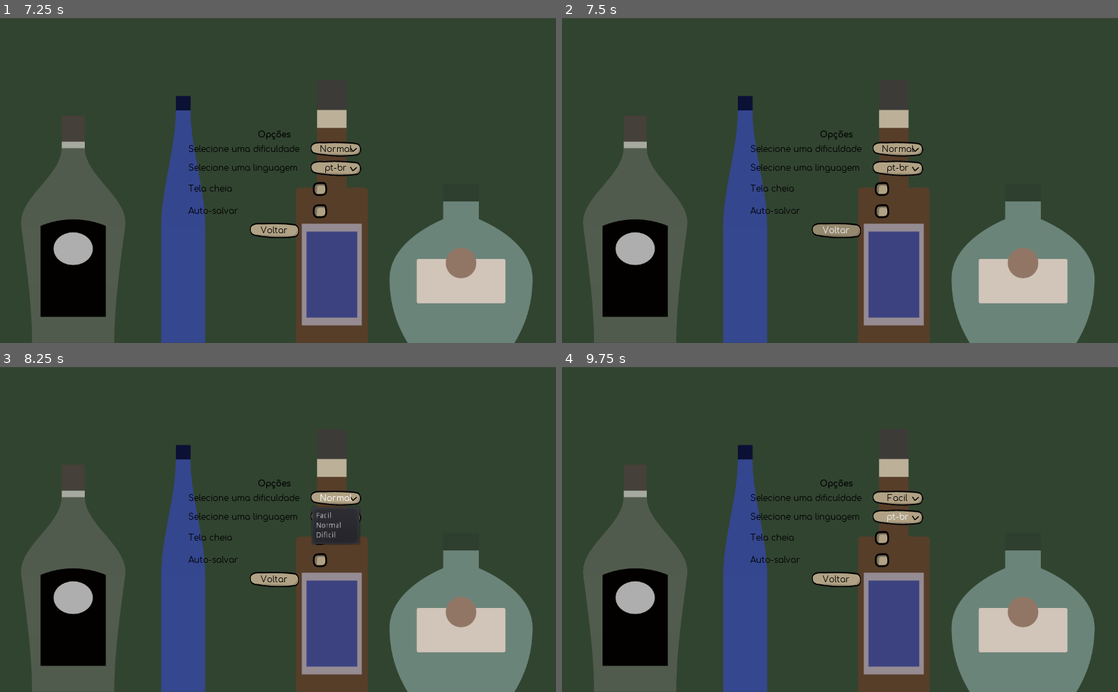
Above: before the commit, frames 1-4 (two rows, left to right).
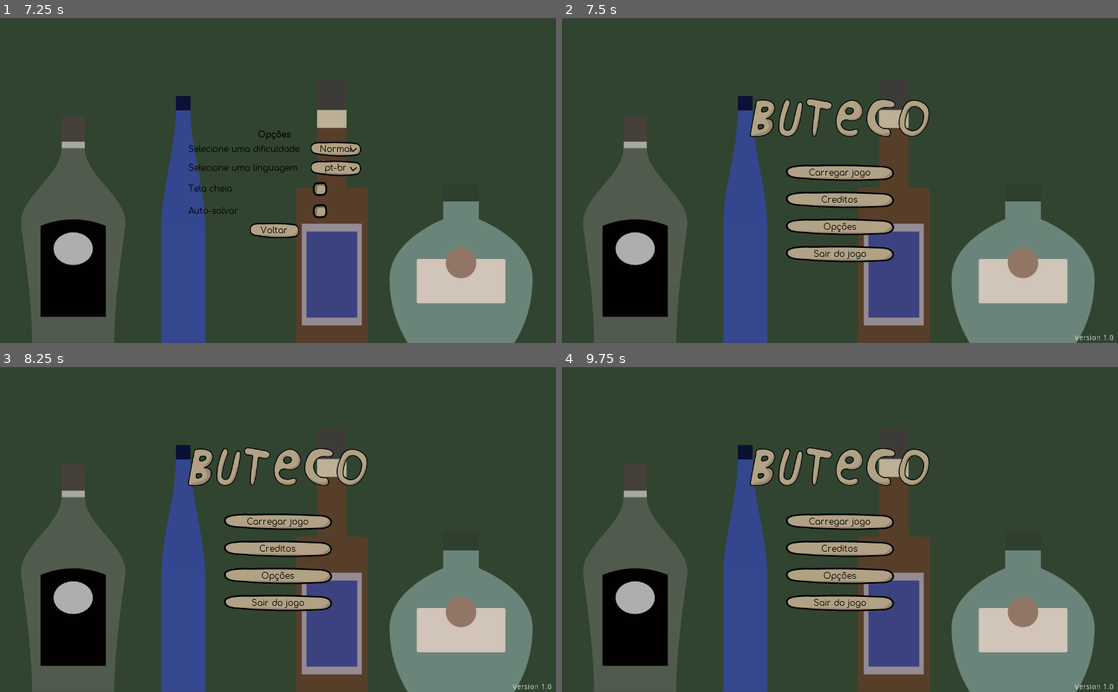
Above: after the commit, the same moments.

Repository: gustavopedrosob/buteco
Game: Godot game, scene res://scenes/TelaInicial.tscn
The game is run twice, just before and just after one commit, with the same random seed, the same clock (stepped at 60 frames per second) and the same inputs.
Inputs (mouse positions are in pixels of both pictures, inside the frame that each line leads up to):
- Up to frame 1 (7.25 s): click "Carregar jogo" at 0.5 s; click "Voltar" at 1.25 s; click "Creditos" at 2 s; tap Enter at 2.75, 4.25, 5.75 s; move the mouse to (400, 164) at 2.77 s; hold Right (ui_right) 2.78-3.53 s; tap Space (ui_select) at 2.85, 3.02, 3.32, 3.5, 3.77, 3.8, 4.07, 4.35, 5, 5.27, 5.3, 5.57, 5.85, 6.02, 6.32 s; move the mouse to (166, 196) at 3.52 s; hold Left (ui_left) 3.53-4.28 s; tap E (interagir) at 3.6, 5.1 s; move the mouse to (333, 109) at 4.27 s; hold Right (ui_right) 4.28-5.78 s; move the mouse to (250, 245) at 5.02 s; move the mouse to (444, 229) at 5.77 s; hold Left (ui_left) 5.78-6.5 s; tap Escape (ui_cancel) at 6.4 s; click "Opções" at 6.5 s
- Up to frame 2 (7.5 s): click "Voltar" at 7.25 s
- Up to frame 3 (8.25 s): click (333, 497) at 8 s, where only the run before the commit has a clickable "Normal"
- Up to frame 4 (9.75 s): click (895, 497) at 8.75 s, where only the run before the commit has a clickable "Normal"; click (895, 516) at 9.5 s, where only the run before the commit has a clickable "pt-br"

Frame 1 is identical in both runs. In frame 2, 6.3% of the frame differs, in the area x 33-100%, y 24-100%; in frame 3, 6.6%; in frame 4, 6.2%.

Commit message:
Agora o console de erro do godot não da alertas desnecessarios, corrigidido erro ao voltar para tela inicial na cena de opções da tela inicial.

Diff:
--- a/classes/Button.gd
+++ b/classes/Button.gd
@@ -12,3 +12,4 @@
 	set("custom_styles/normal", normal)
 	set("custom_fonts/font", font)
 	set("custom_colors/font_color", Color(0, 0, 0))
+	set_focus_mode(Control.FOCUS_NONE)
--- a/classes/ItemShop.gd
+++ b/classes/ItemShop.gd
@@ -16,11 +16,11 @@
 func _ready():
 	load_save()
 
-func _init(id: int, type: String, name_: String = "default", price: int = 100, color_id: int = 1):
-	self.id = id
-	self.price = price
-	self.type = type
-	self.color_id = color_id
+func _init(id_: int, type_: String, name_: String = "default", price_: int = 100, color_id_: int = 1):
+	id = id_
+	price = price_
+	type = type_
+	color_id = color_id_
 	var price_label = LabelB.new()
 	price_label.text = "%d$" % price
 	var name_label = LabelB.new()
@@ -58,14 +58,14 @@
 		var code = save["shop"]["equipped"][type]
 		if code:
 			var codes = code.split(":")
-			var id = int(codes[0])
-			var color_id = int(codes[1])
+			var save_id = int(codes[0])
+			var save_color_id = int(codes[1])
 			# if was equipped:
-			if self.id == id:
-				self.color_id = color_id
+			if id == save_id:
+				color_id = save_color_id
 				equip()
 	else:
-		self.color_id = 1
+		color_id = 1
 
 func apply_texture():
 	pass
@@ -86,13 +86,13 @@
 	add_child(image)
 	move_child(image, 1)
 
-func add_color_option(color, color_id):
+func add_color_option(color, color_id_):
 	var color_option_widget = ColorOption.new(color)
-	color_option_widget.connect("button_down", self, "on_color_option_pressed", [color_id])
+	color_option_widget.connect("button_down", self, "on_color_option_pressed", [color_id_])
 	$Colors.add_child(color_option_widget)
 
-func on_color_option_pressed(color_id):
-	self.color_id = color_id
+func on_color_option_pressed(color_id_):
+	color_id = color_id_
 	apply_texture()
 
 func on_button_pressed():
--- a/classes/SaveI.gd
+++ b/classes/SaveI.gd
@@ -15,6 +15,7 @@
 	save_button.name = "SaveButton"
 	var delete_button = Button.new()
 	delete_button.rect_min_size = Vector2(20, 20)
+	delete_button.set_focus_mode(Control.FOCUS_NONE)
 	var delete_stylebox = StyleBoxTexture.new()
 	delete_stylebox.texture = negative_texture
 	for mode in ["normal", "hover"]:
@@ -36,10 +37,12 @@
 
 func on_save_pressed(slot):
 	Playervariables.set_slot(slot)
+	# warning-ignore:return_value_discarded
 	get_tree().change_scene("res://scenes/Jogo.tscn")
 
 
 func on_delete_pressed(slot):
+	# warning-ignore:return_value_discarded
 	Directory.new().remove(slot)
 	$HBoxContainer/SaveButton.text = Options.lang_content["new_game"]
 	$HBoxContainer/DeleteButton.visible = false
--- a/classes/WallpaperItemShop.gd
+++ b/classes/WallpaperItemShop.gd
@@ -2,9 +2,9 @@
 
 var color: String
 
-func _init(color, id: int, name_: String = "default", price: int = 100).(id, "wallpaper", name_, price):
-	set_solid_color(color)
-	self.color = color
+func _init(color_, id: int, name_: String = "default", price: int = 100).(id, "wallpaper", name_, price):
+	set_solid_color(color_)
+	color = color_
 
 func apply_texture():
 	get_node("/root/Node/Bar/fundo").modulate = Color(color)
--- a/scenes/Jogo.tscn
+++ b/scenes/Jogo.tscn
@@ -97,6 +97,7 @@
 margin_top = 6.02936
 margin_right = 1015.18
 margin_bottom = 43.0294
+focus_mode = 0
 custom_styles/hover = SubResource( 3 )
 custom_styles/pressed = SubResource( 4 )
 custom_styles/normal = SubResource( 5 )
--- a/scenes/Opcoes.tscn
+++ b/scenes/Opcoes.tscn
@@ -13,7 +13,6 @@
 [ext_resource path="res://Botaoselec.tres" type="StyleBox" id=11]
 [ext_resource path="res://scripts/Opcoes.gd" type="Script" id=12]
 
-
 [sub_resource type="DynamicFont" id=1]
 outline_color = Color( 0, 0, 0, 1 )
 font_data = ExtResource( 7 )
@@ -155,7 +154,6 @@
 size_flags_horizontal = 0
 custom_icons/checked = ExtResource( 9 )
 custom_icons/unchecked = ExtResource( 8 )
-enabled_focus_mode = 0
 align = 2
 script = ExtResource( 4 )
 __meta__ = {
@@ -182,7 +180,6 @@
 size_flags_horizontal = 0
 custom_icons/checked = ExtResource( 9 )
 custom_icons/unchecked = ExtResource( 8 )
-enabled_focus_mode = 0
 align = 2
 script = ExtResource( 5 )
 __meta__ = {
@@ -202,7 +199,6 @@
 custom_styles/normal = ExtResource( 10 )
 custom_fonts/font = SubResource( 7 )
 custom_colors/font_color = Color( 0, 0, 0, 1 )
-enabled_focus_mode = 0
 text = "Voltar"
 
 [connection signal="pressed" from="CenterContainer/VBoxContainer/GridContainer/CheckFullscreen" to="CenterContainer/VBoxContainer/GridContainer/CheckFullscreen" method="_on_CheckFullscreen_pressed"]
--- a/scenes/Pause.tscn
+++ b/scenes/Pause.tscn
@@ -88,7 +88,6 @@
 custom_styles/normal = SubResource( 4 )
 custom_fonts/font = SubResource( 5 )
 custom_colors/font_color = Color( 0, 0, 0, 1 )
-enabled_focus_mode = 0
 text = "Opções"
 __meta__ = {
 "_edit_use_anchors_": false,
@@ -108,7 +107,6 @@
 custom_styles/normal = SubResource( 4 )
 custom_fonts/font = SubResource( 5 )
 custom_colors/font_color = Color( 0, 0, 0, 1 )
-enabled_focus_mode = 0
 text = "Salvar"
 script = ExtResource( 7 )
 __meta__ = {
@@ -128,7 +126,6 @@
 custom_styles/normal = SubResource( 4 )
 custom_fonts/font = SubResource( 5 )
 custom_colors/font_color = Color( 0, 0, 0, 1 )
-enabled_focus_mode = 0
 text = "Salvar e sair"
 script = ExtResource( 2 )
 __meta__ = {
@@ -149,7 +146,6 @@
 custom_styles/normal = SubResource( 4 )
 custom_fonts/font = SubResource( 5 )
 custom_colors/font_color = Color( 0, 0, 0, 1 )
-enabled_focus_mode = 0
 text = "Voltar a tela inicial"
 script = ExtResource( 9 )
 __meta__ = {
--- a/scenes/Saves.tscn
+++ b/scenes/Saves.tscn
@@ -64,7 +64,6 @@
 custom_fonts/font = ExtResource( 2 )
 custom_colors/font_color = Color( 0, 0, 0, 1 )
 button_mask = 3
-enabled_focus_mode = 0
 text = "Voltar"
 __meta__ = {
 "_edit_use_anchors_": false,
--- a/scenes/TelaInicial.tscn
+++ b/scenes/TelaInicial.tscn
@@ -96,7 +96,6 @@
 custom_styles/normal = SubResource( 3 )
 custom_fonts/font = ExtResource( 9 )
 custom_colors/font_color = Color( 0, 0, 0, 1 )
-enabled_focus_mode = 0
 text = "Carregar Jogo"
 __meta__ = {
 "_edit_use_anchors_": false
@@ -116,7 +115,6 @@
 custom_styles/normal = SubResource( 4 )
 custom_fonts/font = SubResource( 5 )
 custom_colors/font_color = Color( 0, 0, 0, 1 )
-enabled_focus_mode = 0
 text = "Creditos"
 __meta__ = {
 "_edit_use_anchors_": false,
@@ -137,7 +135,6 @@
 custom_styles/normal = SubResource( 4 )
 custom_fonts/font = SubResource( 5 )
 custom_colors/font_color = Color( 0, 0, 0, 1 )
-enabled_focus_mode = 0
 text = "Opções"
 __meta__ = {
 "_edit_use_anchors_": false,
@@ -158,7 +155,6 @@
 custom_styles/normal = SubResource( 4 )
 custom_fonts/font = SubResource( 5 )
 custom_colors/font_color = Color( 0, 0, 0, 1 )
-enabled_focus_mode = 0
 text = "Sair do jogo"
 __meta__ = {
 "_edit_use_anchors_": false,
--- a/scenes/shop.tscn
+++ b/scenes/shop.tscn
@@ -94,6 +94,7 @@
 margin_top = 48.0
 margin_right = 801.789
 margin_bottom = 94.0
+focus_mode = 0
 custom_styles/hover = SubResource( 2 )
 custom_styles/pressed = SubResource( 3 )
 custom_styles/normal = SubResource( 4 )
--- a/scripts/Button.gd
+++ b/scripts/Button.gd
@@ -9,6 +9,7 @@
 	reset_timer()
 	$"Button".text = Options.lang_content["shop"]
 
+# warning-ignore:unused_argument
 func _process(delta):
 	$"Alinhamento/Dinheiro Display".text = str(Options.lang_content["money"], Playervariables.dinheiro)
 
--- a/scripts/Creditos.gd
+++ b/scripts/Creditos.gd
@@ -3,6 +3,8 @@
 func _ready():
 	$"Centralizado/Creditos Texto".bbcode_text = str("[center]",Options.lang_content["programming"],":\nGustavo Pedroso Bernardes e Bruno Rodrigues\n",Options.lang_content["designer"],":\nGustavo Pedroso Bernardes\n",Options.lang_content["sounds"],":\nGustavo Pedroso Bernardes")
 
+# warning-ignore:unused_argument
 func _process(delta):
 	if Input.is_action_just_pressed("ui_cancel"):
+		# warning-ignore:return_value_discarded
 		get_tree().change_scene("res://scenes/TelaInicial.tscn")
--- a/scripts/Dificuldade.gd
+++ b/scripts/Dificuldade.gd
@@ -1,6 +1,7 @@
 extends MenuButton
 
 func _ready():
+	# warning-ignore:return_value_discarded
 	get_popup().connect("id_pressed", self, "_on_item_pressed")
 	button_reload_language()
 
--- a/scripts/Horario Display.gd
+++ b/scripts/Horario Display.gd
@@ -10,6 +10,7 @@
 	$"Hora Display/DayTimer".start()
 	$"Dia Display".text = str(Options.lang_content["day"], Playervariables.data['dia'])
 
+# warning-ignore:unused_argument
 func _process(delta):
 	var tempo_atual = int(720 - $"Hora Display/DayTimer".time_left)
 	var horas = int(tempo_atual / 60) + 12
--- a/scripts/Linha vermelha.gd
+++ b/scripts/Linha vermelha.gd
@@ -3,7 +3,9 @@
 var lista_resultados = []
 onready var velocidade = 0
 
+# warning-ignore:unused_signal
 signal acertou
+# warning-ignore:unused_signal
 signal errou
 
 var estado = 'subindo'
@@ -16,6 +18,7 @@
 			velocidade = 2.0
 		'dificil':
 			velocidade = 2.5
+
 # warning-ignore:unused_argument
 func _process(delta):
 	if $"Linha branca".rect_position.y <= 195 and estado == 'subindo':
@@ -42,7 +45,7 @@
 	reset_white_line()
 	set_random_green_line()
 
-func acertou(result,sinal):
+func acertou(result, sinal):
 	lista_resultados.append(result)
 	emit_signal(sinal)
 	checa_se_acabou()
--- a/scripts/Main.gd
+++ b/scripts/Main.gd
@@ -6,6 +6,7 @@
 		var barmanposition = dados['barmanposition']
 		$KinematicBody2D.position.x = barmanposition
 
+# warning-ignore:unused_argument
 func _process(delta):
 	if Input.is_action_pressed("ui_left") and Playervariables.can_walk:
 		$KinematicBody2D.move_and_slide(Vector2(-500, 0))
--- a/scripts/Node.gd
+++ b/scripts/Node.gd
@@ -2,8 +2,11 @@
 
 
 func _ready():
+	# warning-ignore:return_value_discarded
 	$Opcoes/CenterContainer/VBoxContainer/Voltar.connect("pressed", self, "_on_Voltar_pressed")
+	# warning-ignore:return_value_discarded
 	$Pause/CenterContainer/Pause/Opcoes.connect("pressed", self, "_on_Opcoes_pressed")
+
 # warning-ignore:unused_argument
 func _process(delta):
 	if Input.is_action_just_pressed("ui_cancel") and Playervariables.antipause == false:
--- a/scripts/Opcoes.gd
+++ b/scripts/Opcoes.gd
@@ -1,6 +1,7 @@
 extends VBoxContainer
 
 func _ready():
+	# warning-ignore:return_value_discarded
 	$"GridContainer/SeleLan".connect("reload_language", self, "on_reload_language")
 	exchange_language()
 
--- a/scripts/OpcoesTelaInicial.gd
+++ b/scripts/OpcoesTelaInicial.gd
@@ -1,6 +1,9 @@
 extends Control
 
 func _ready():
+	# warning-ignore:return_value_discarded
 	$CenterContainer/VBoxContainer/Voltar.connect("pressed", self, "on_voltar_pressed")
+
 func on_voltar_pressed():
-	get_tree().change_scene("res://TelaInicial.tscn")
+	# warning-ignore:return_value_discarded
+	get_tree().change_scene("res://scenes/TelaInicial.tscn")
--- a/scripts/Saves.gd
+++ b/scripts/Saves.gd
@@ -5,6 +5,6 @@
 	for slot in ['res://slot1','res://slot2','res://slot3','res://slot4']:
 		$CenterContainer/VBoxContainer/GridContainer.add_child(SaveI.new(slot))
 
-
 func _on_Voltar_pressed():
+	# warning-ignore:return_value_discarded
 	get_tree().change_scene("res://scenes/TelaInicial.tscn")
--- a/scripts/SeleLan.gd
+++ b/scripts/SeleLan.gd
@@ -3,6 +3,7 @@
 signal reload_language
 
 func _ready():
+	# warning-ignore:return_value_discarded
 	get_popup().connect("id_pressed", self, "_on_item_pressed")
 	text = Options.language
 
--- a/scripts/TelaInicial.gd
+++ b/scripts/TelaInicial.gd
@@ -7,15 +7,17 @@
 	$"AlinhamentoV/Sair do jogo".text = Options.lang_content["leave_the_game"]
 
 func _on_Carregar_Jogo_pressed():
-# warning-ignore:return_value_discarded
+	# warning-ignore:return_value_discarded
 	get_tree().change_scene("res://scenes/Saves.tscn")
 
 func _on_Sair_do_jogo_pressed():
+	# warning-ignore:return_value_discarded
 	get_tree().quit()
 
 func _on_Creditos_pressed():
-# warning-ignore:return_value_discarded
+	# warning-ignore:return_value_discarded
 	get_tree().change_scene("res://scenes/Creditos.tscn")
 
 func _on_Opcoes_pressed():
+	# warning-ignore:return_value_discarded
 	get_tree().change_scene("res://scenes/OpcoesTelaInicial.tscn")
--- a/scripts/Voltar a tela inicial.gd
+++ b/scripts/Voltar a tela inicial.gd
@@ -3,4 +3,5 @@
 func _on_Voltar_a_tela_inicial_pressed():
 	Playervariables.reset_vars()
 	get_tree().paused = false
+	# warning-ignore:return_value_discarded
 	get_tree().change_scene("res://scenes/TelaInicial.tscn")
Not shown: 4 places in scenes/shop.tscn that only renumber resources
